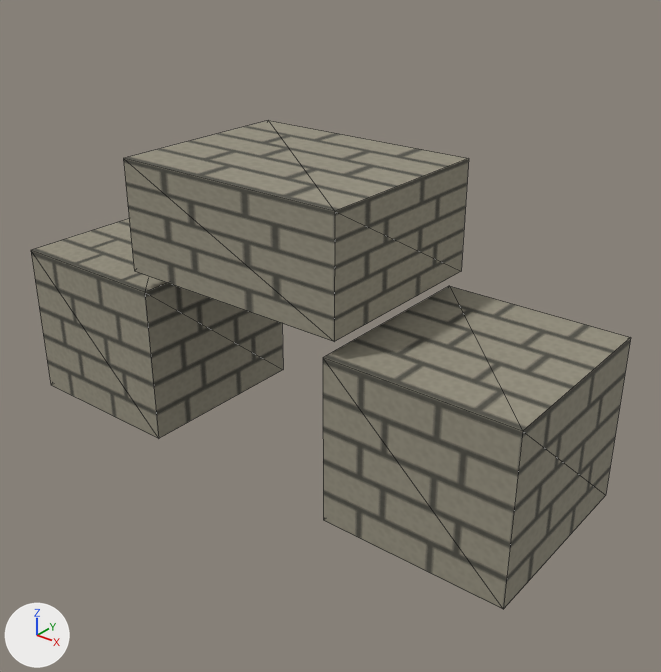
Two versions of the glTF model app/src/main/assets/3d/sites/gate-lod2.glb, one commit apart.
The view is the same before and after, from a camera (50 mm lens) standing at (0.877, -1.014, 0.836) and looking at (0.068, -0.003, 0.209). Arrows for +X, +Y and +Z are at lower left; the lights stay in place. The first picture is the older version. Mesh edges are drawn as thin lines. Vertices at exactly the same position are counted once.
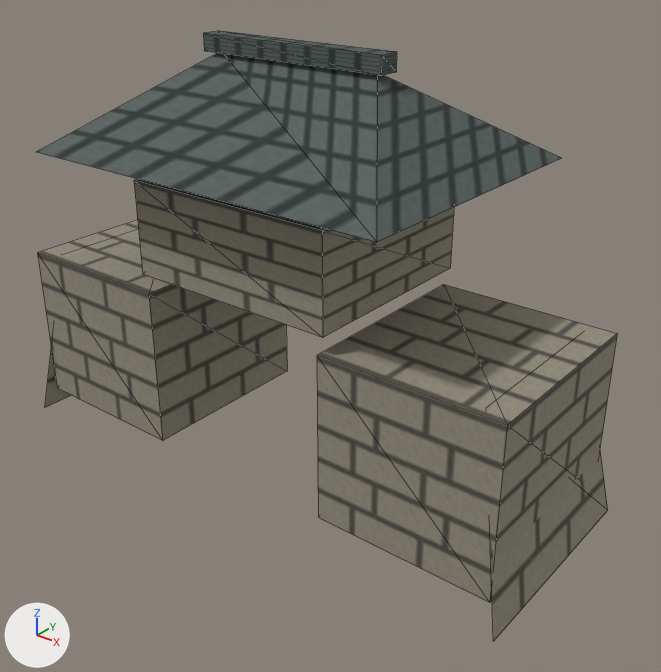
Boxes [x1, y1, x2, y2] around the edits, measured in the pictures (661 x 672 px; the box of a moved part takes in the faces that stretch with it):
'Mesh_0', reshaped (25% taller)
    before: [31, 120, 631, 610]
    after: [37, 31, 617, 642]
part 1 of me_mesh_0, moved or reshaped
    before: [31, 219, 283, 438]
    after: [37, 220, 287, 440]
part 2 of me_mesh_0, moved or reshaped
    before: [323, 286, 631, 610]
    after: [317, 285, 617, 603]
part 3 of me_mesh_0, moved or reshaped
    before: [123, 120, 469, 342]
    after: [134, 179, 454, 338]
part 4 of me_mesh_0, added
    after: [203, 31, 397, 76]
part 5 of me_mesh_0, added
    after: [37, 53, 608, 642]

What the commit changed:
me_mesh_0 is used by ob_mesh_0; location (0.0, 0.0, 0.0).
me_mesh_0 had 24 vertices, 30 faces and spanned x -0.48..0.48, y -0.16..0.16, z 0.0..0.48.
me_mesh_0 now has 46 vertices, 50 faces and spans x -0.48..0.48, y -0.23..0.23, z -0.04..0.646.
me_mesh_0 part 1: the loose piece of 8 vertices spanning x -0.48..-0.18, y -0.16..0.16, z 0.0..0.27 is scaled about its middle by (0.967, 1, 1), then moved by (0.015, 0.0, 0.0).
me_mesh_0 part 2: the loose piece of 8 vertices spanning x 0.18..0.48, y -0.16..0.16, z 0.0..0.27 is scaled about its middle by (0.967, 1, 1), then moved by (-0.015, 0.0, 0.0).
me_mesh_0 part 3: the loose piece of 8 vertices spanning x -0.2..0.2, y -0.16..0.16, z 0.3..0.48 is scaled about its middle by (0.9, 1, 0.833), then moved by (0.0, 0.0, -0.015).
me_mesh_0 part 4: the loose piece of 8 vertices spanning x -0.2..0.2, y -0.16..0.16, z 0.3..0.48 is copied, and the copy is scaled about its middle by (0.819, 0.106, 0.144), then moved by (0.0, 0.0, 0.243); it spans x -0.164..0.164, y -0.017..0.017, z 0.62..0.646.
Part 5, on me_mesh_0:
14 vertices are added at x -0.48..0.48, y -0.23..0.23, z -0.04..0.62.
10 new faces join them.
